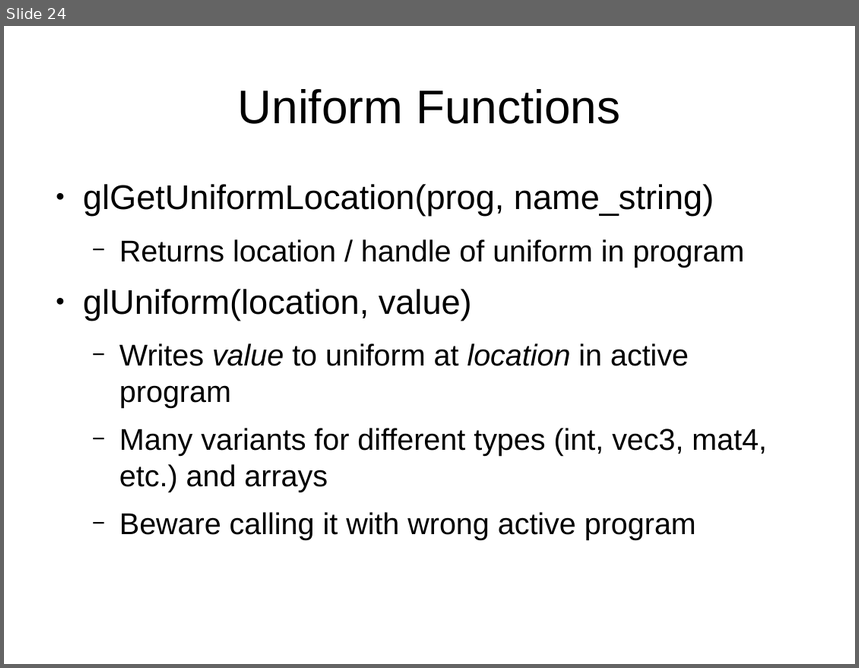
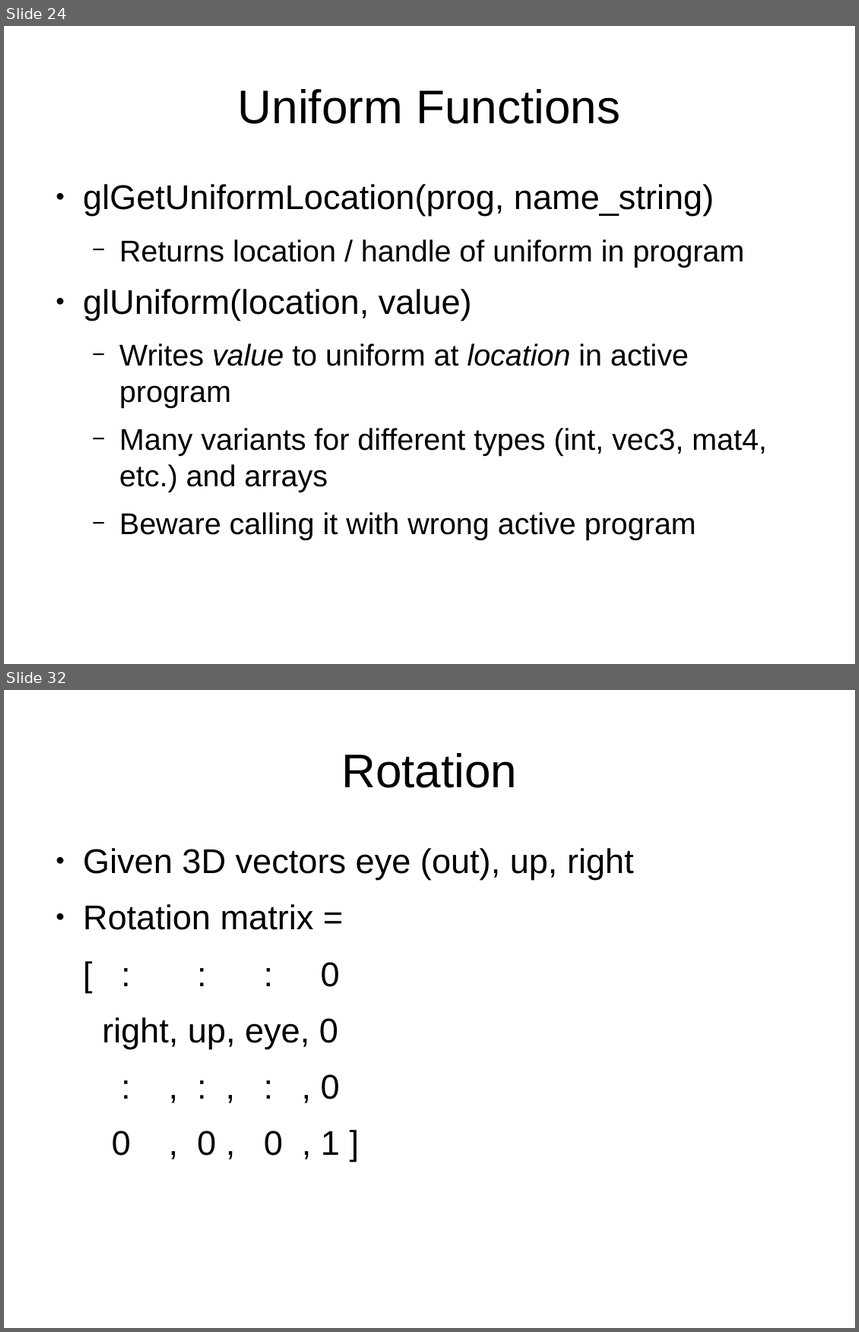
Before and after one commit to jayschwa/3d-opengl-presentation, a slide deck: Slides.odp. Shown one above the other, each under a label of ours: slide 24 before the commit, slides 24 and 32 after it; the slides between them are not shown. The pictures are 859x668 and 859x1332 pixels, drawn with LibreOffice and Linux fonts; fonts in the diff are those of the drawing. Boxes give left, top, right and bottom in pixels: in the first picture for what was removed or moved away, otherwise in the second. Text is boxed around its words. In the diff, an @@ line names an element or a change of style, - is before the commit and + after.

```diff
--- a/Slides.odp
+++ b/Slides.odp
@@ slide 32 added at [4,690,855,1328], background #FFFFFF @@
@@ title added at [341,753,517,788], 44 pt, text #000000 @@
+Rotation
@@ text added at [83,848,634,1156], 32 pt, text #000000 @@
+● Given 3D vectors eye (out), up, right
+● Rotation matrix =
+[ : : : 0
+right, up, eye, 0
+: , : , : , 0
+0 , 0 , 0 , 1 ]
```
Also in this commit, not shown: 1 slide changed, 7 other slides added.
